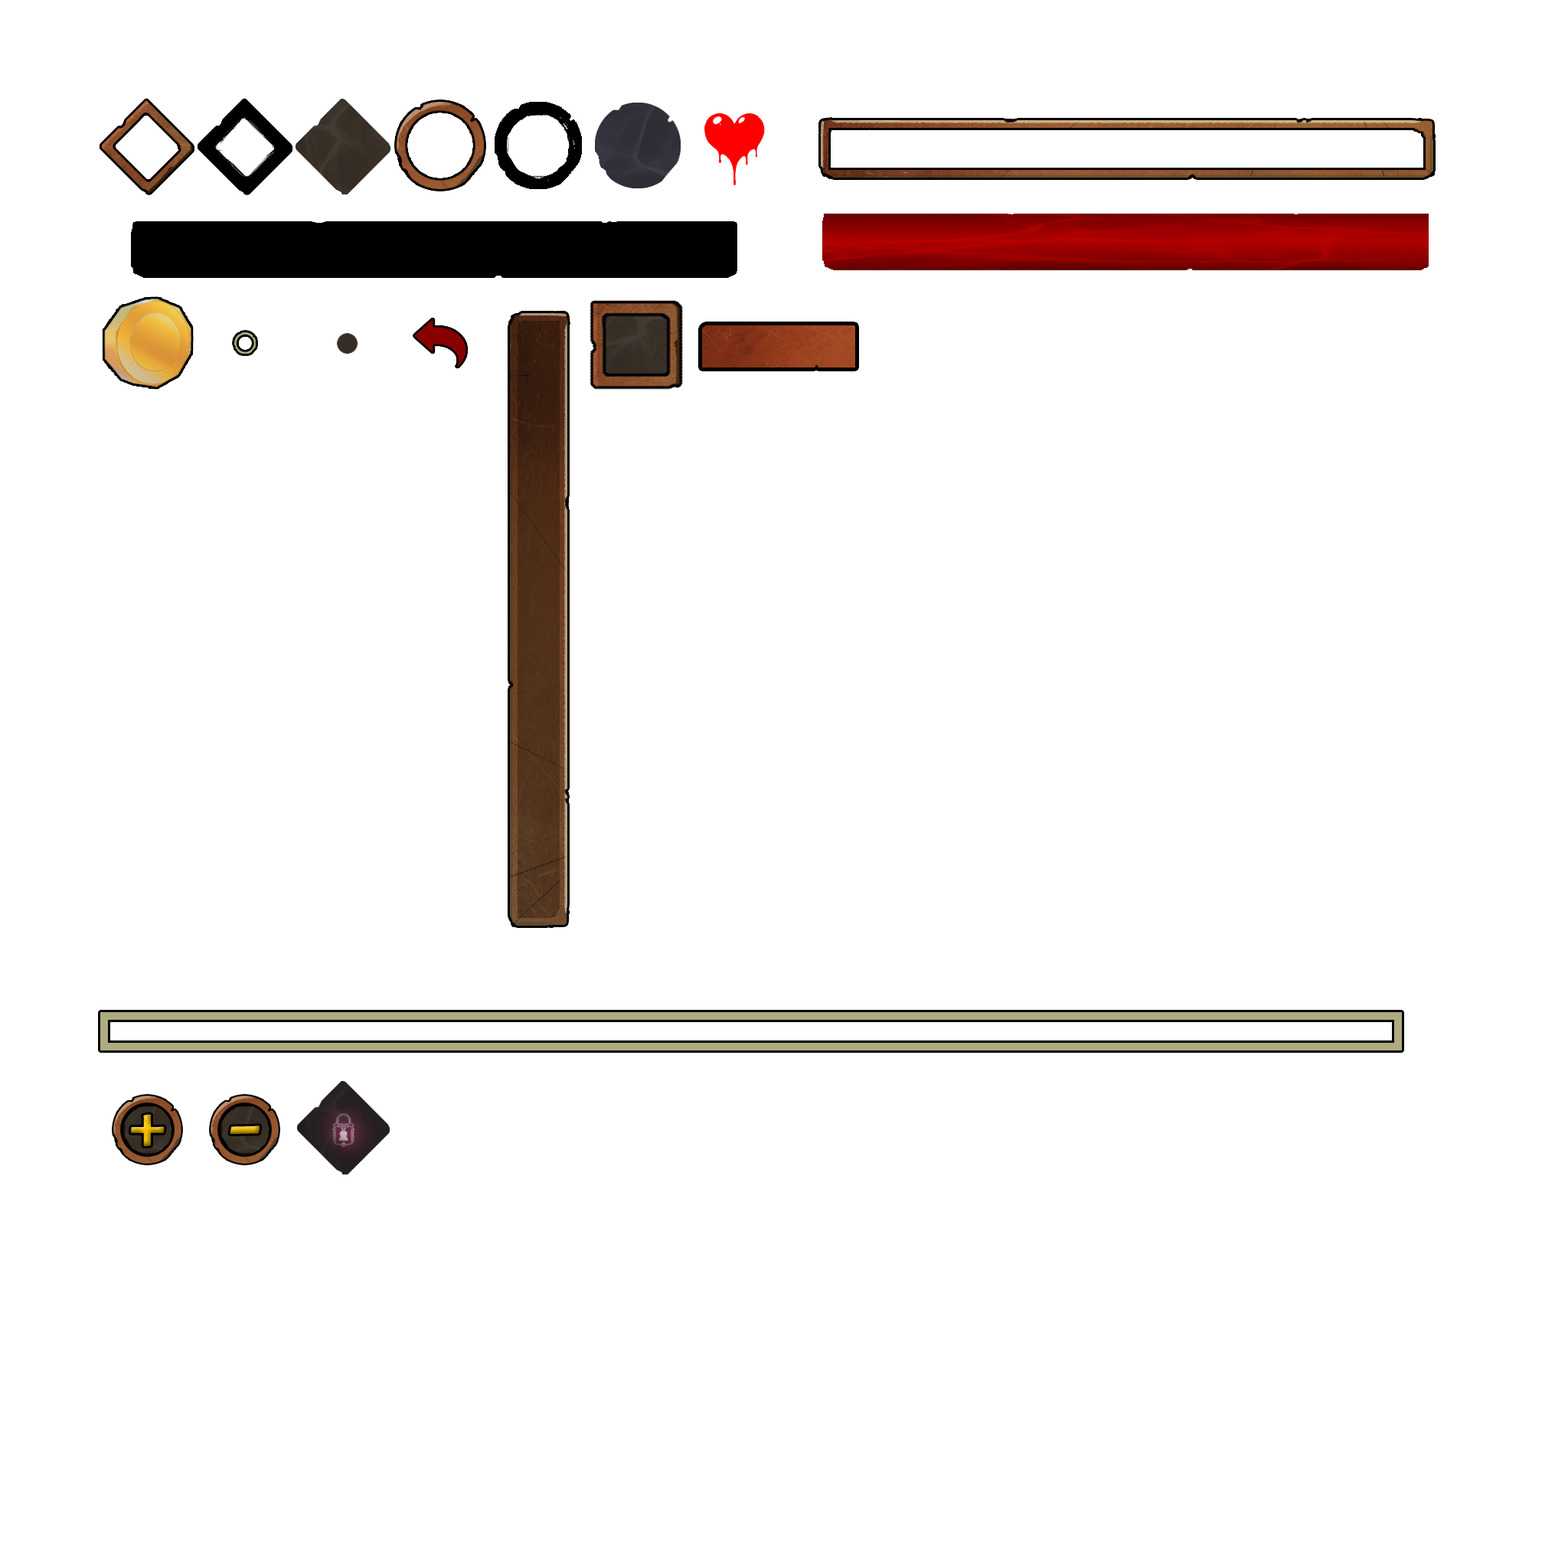
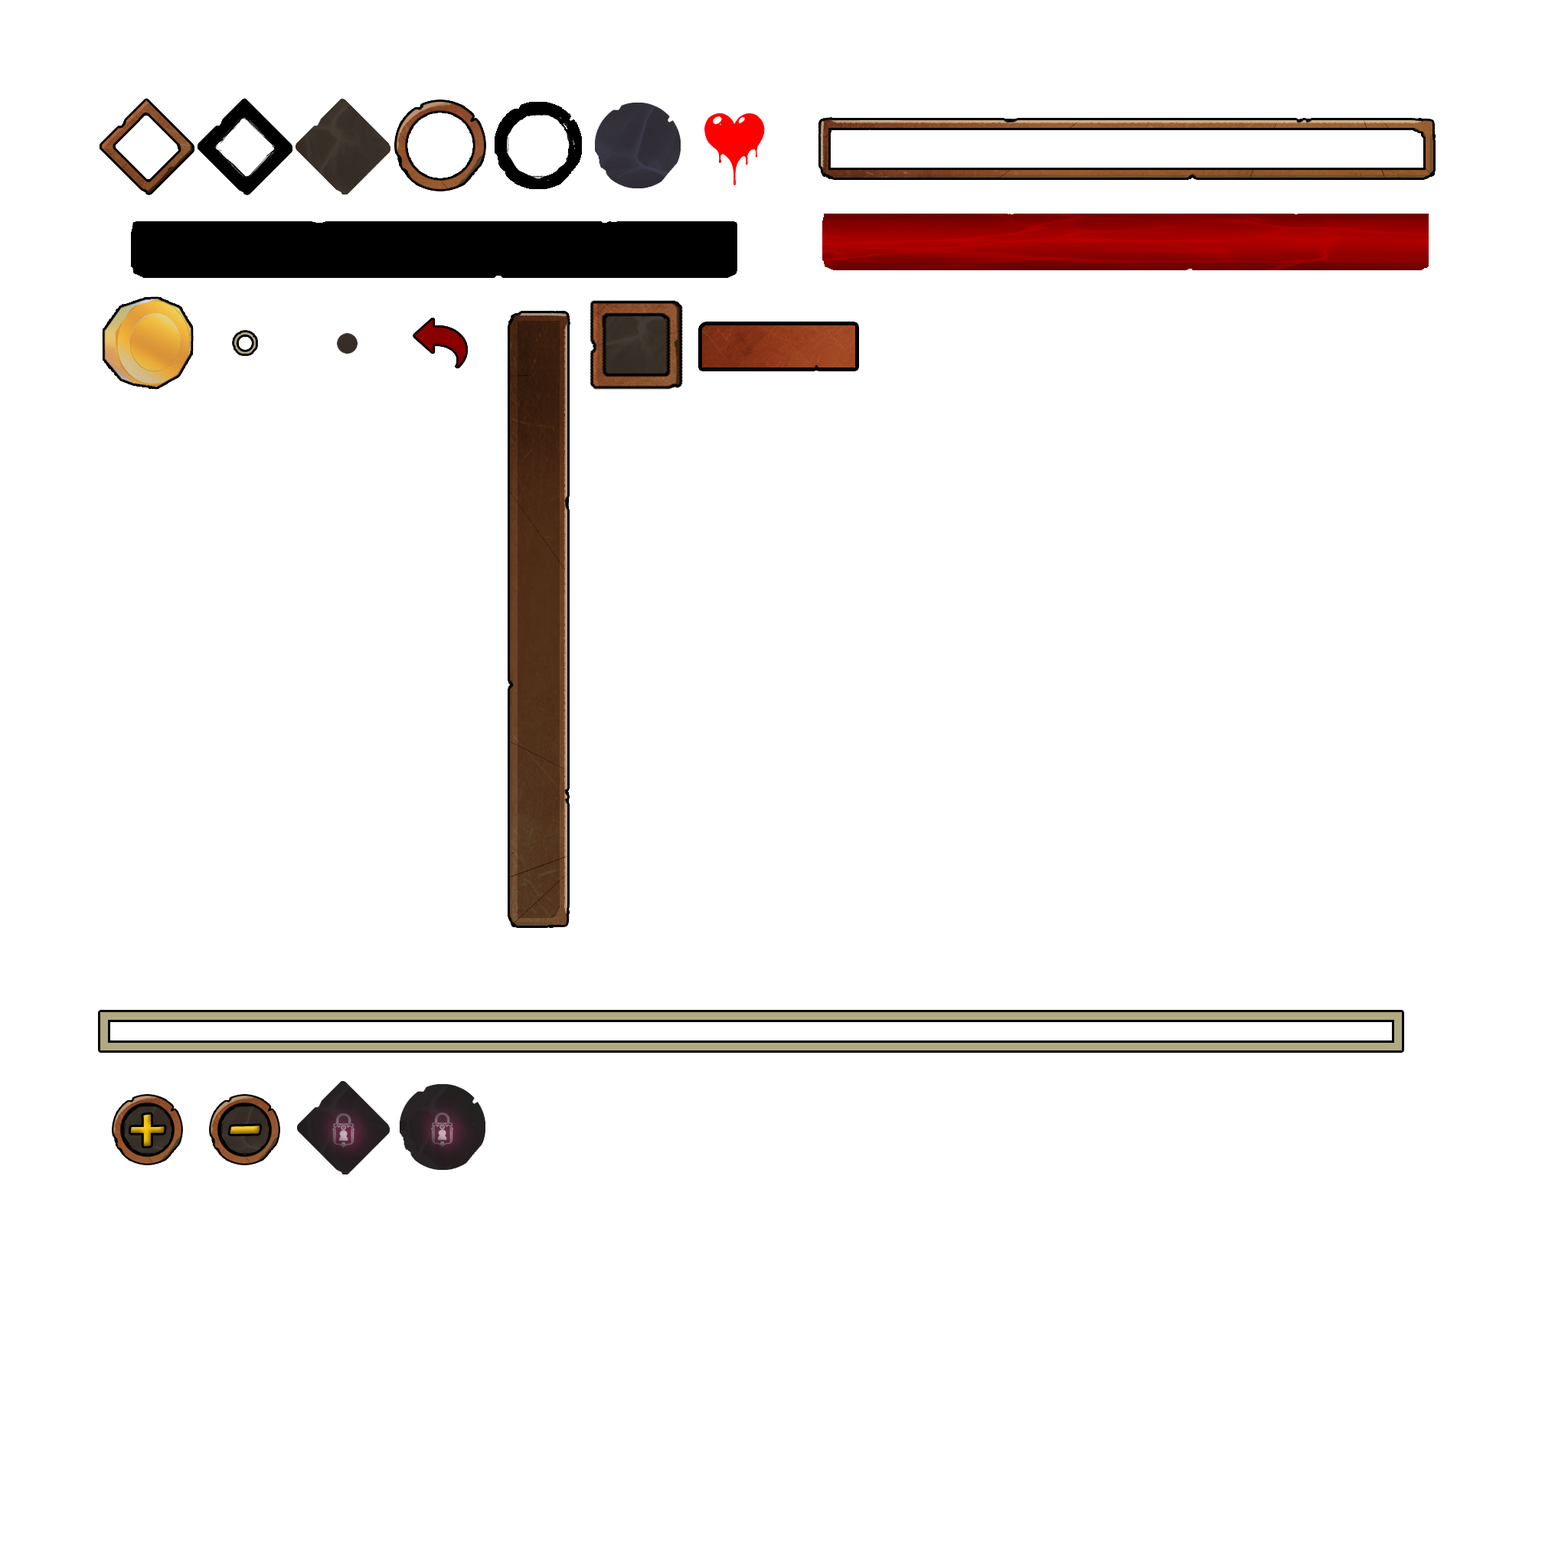
Before/after of a 1568×1568 layered artwork. What changed in the layer stack:
added layer "Layer 3" above "Layer 2" over bbox(399, 1084, 486, 1170)
added layer "Layer 2" above "Layer 1" over bbox(399, 1084, 486, 1170)